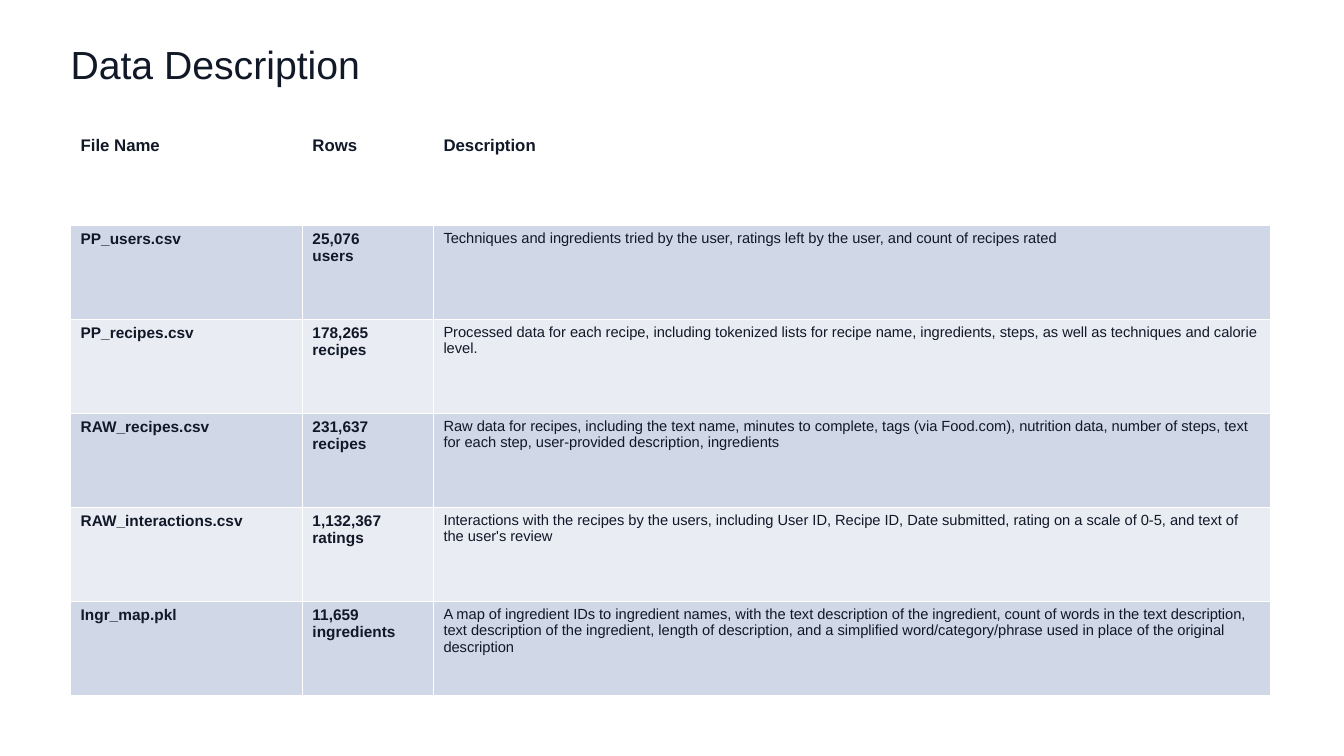
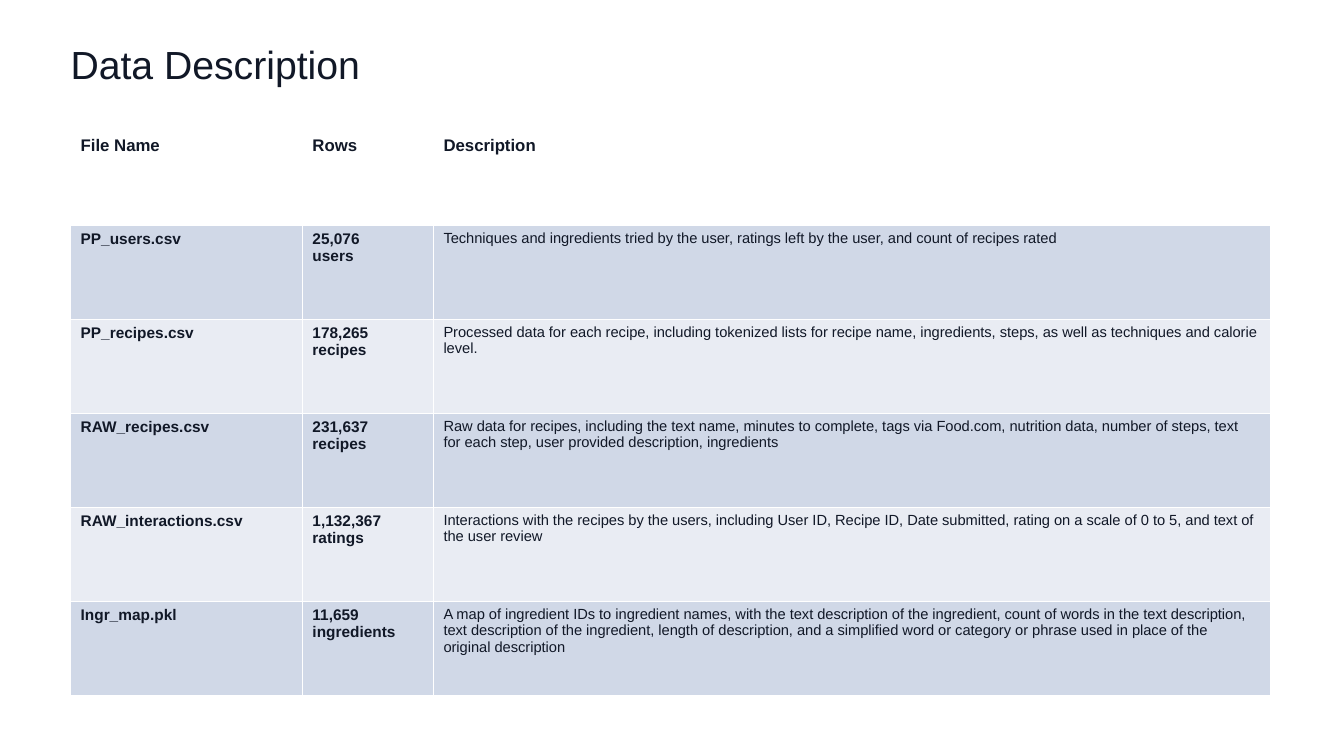
Before and after one commit to vidhyawalke/Recipe-Recommender-System, a slide deck: slide 2 of Recipe_Recommender_Presentation.pptx. Drawn at 1344x756 pixels with LibreOffice and Linux fonts; fonts in the diff are those of the drawing. Boxes give left, top, right and bottom in pixels: in the first picture for what was removed or moved away, otherwise in the second. Text is boxed around its words. In the diff, an @@ line names an element or a change of style, - is before the commit and + after.

```diff
--- a/Recipe_Recommender_Presentation.pptx
+++ b/Recipe_Recommender_Presentation.pptx
@@ table at bbox=[71, 131, 1270, 696] @@
-row 4, column 3: Raw data for recipes, including the text name, minutes to complete, tags (via Food.com), nutrition data, number of steps, text for each step, user-provided description, ingredients
+row 4, column 3: Raw data for recipes, including the text name, minutes to complete, tags via Food.com, nutrition data, number of steps, text for each step, user provided description, ingredients
-row 5, column 3: Interactions with the recipes by the users, including User ID, Recipe ID, Date submitted, rating on a scale of 0-5, and text of the user's review
+row 5, column 3: Interactions with the recipes by the users, including User ID, Recipe ID, Date submitted, rating on a scale of 0 to 5, and text of the user review
-row 6, column 3: A map of ingredient IDs to ingredient names, with the text description of the ingredient, count of words in the text description, text description of the ingredient, length of description, and a simplified word/category/phrase used in place of the original description
+row 6, column 3: A map of ingredient IDs to ingredient names, with the text description of the ingredient, count of words in the text description, text description of the ingredient, length of description, and a simplified word or category or phrase used in place of the original description
```
Also in this commit, not shown: 5 other slides changed, 7 slides added, 2 slides removed.
